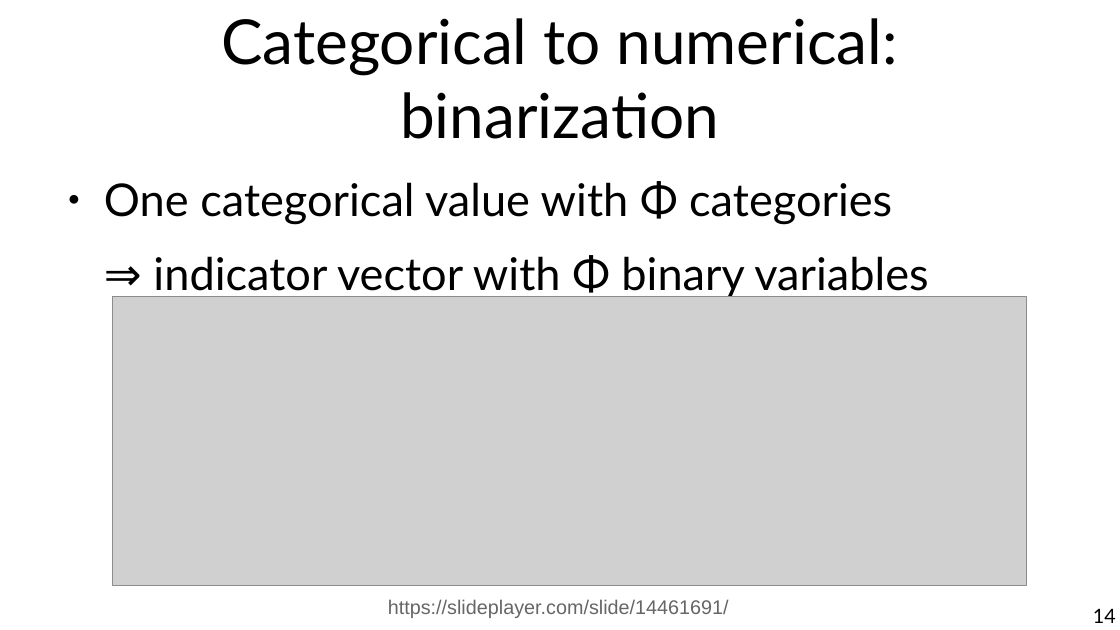
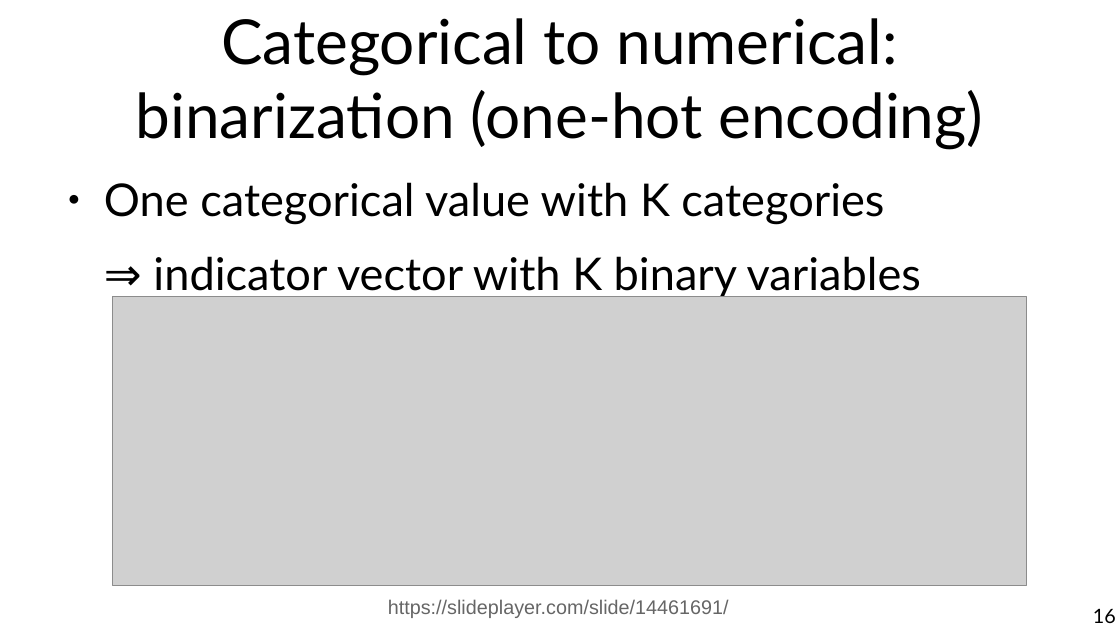
Before and after one commit to marco-calautti/data-mining-course, a slide deck: slide 16 of theory/tt02_data_preparation.odp (slide 14 before the commit). Drawn at 1120x630 pixels with LibreOffice and Linux fonts; fonts in the diff are those of the drawing; grey boxes stand for pictures. Boxes give left, top, right and bottom in pixels: in the first picture for what was removed or moved away, otherwise in the second. Text is boxed around its words. In the diff, an @@ line names an element or a change of style, - is before the commit and + after.

```diff
--- a/theory/tt02_data_preparation.odp
+++ b/theory/tt02_data_preparation.odp
@@ title at box(136, 18, 984, 150): text changed @@
-Categorical to numerical: binarization
+Categorical to numerical: binarization (one-hot encoding)
@@ text at box(104, 182, 921, 299): text changed @@
-● One categorical value with Φ categories
-⇒ indicator vector with Φ binary variables
+● One categorical value with K categories
+⇒ indicator vector with K binary variables
@@ page number at box(1093, 608, 1116, 623): text changed @@
-14
+16
```
Also in this commit, not shown: 30 other slides changed, 8 slides added, 12 slides removed.
